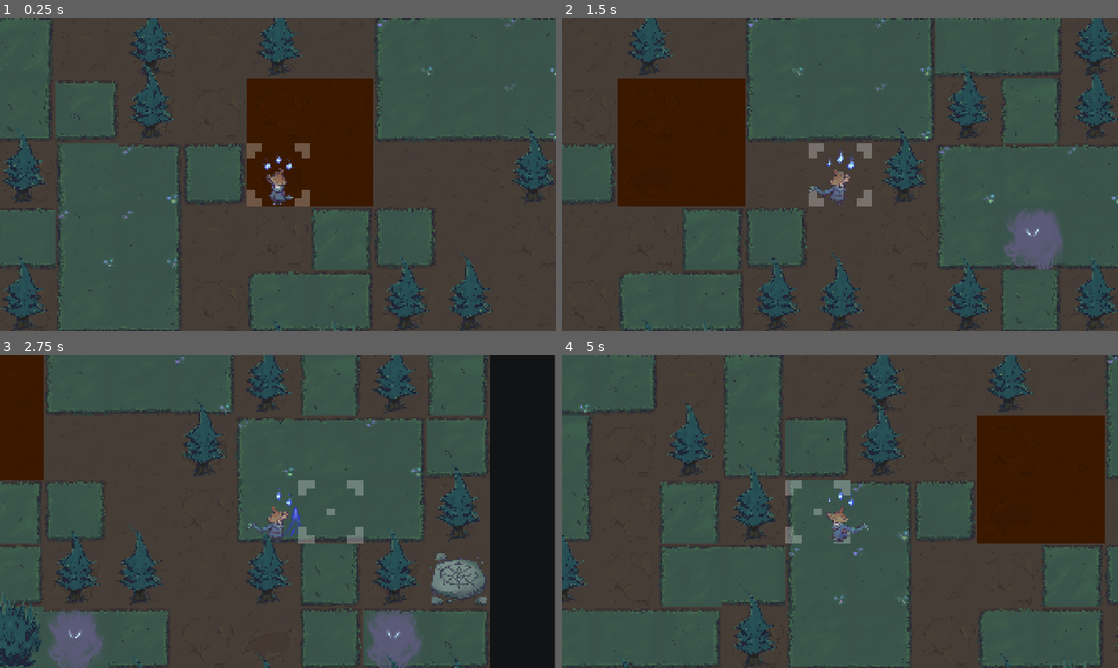
Above: before the commit, frames 1-4 (two rows, left to right).
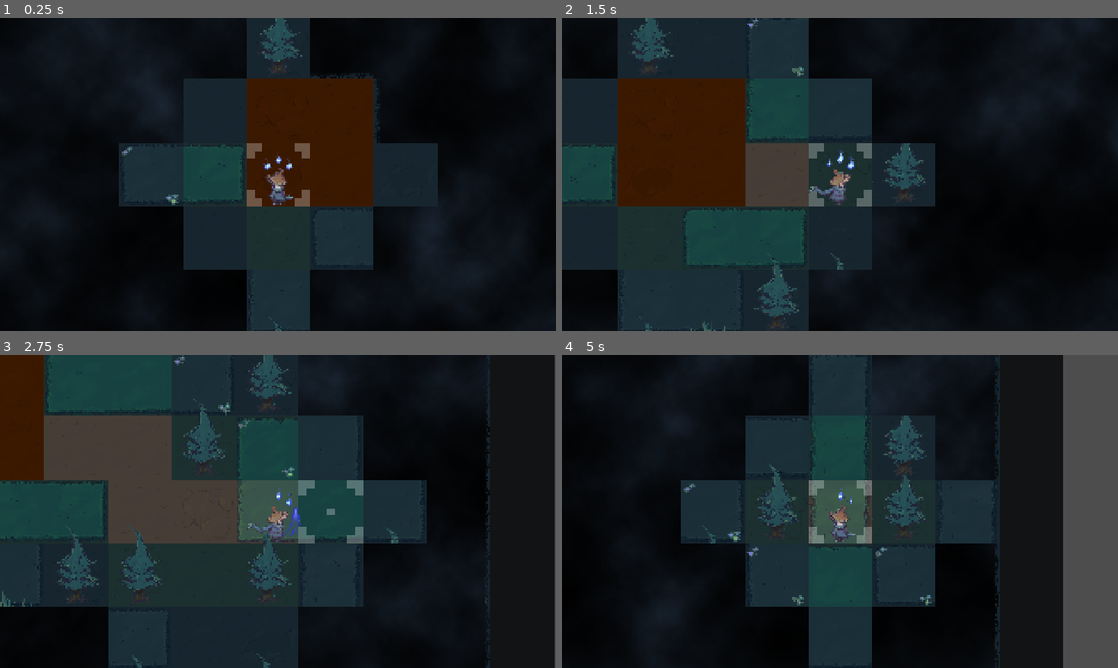
Above: after the commit, the same moments.

Repository: SebboScruff/GMTKJam-2025
Game: Godot game, scene res://scenes/levels/final_level.tscn
The game is run twice, just before and just after one commit, with the same random seed, the same clock (stepped at 60 frames per second) and the same inputs.
Inputs:
- Up to frame 1 (0.25 s): no input
- Up to frame 2 (1.5 s): tap Enter at 0.5 s; hold D (move_right) 0.53-1.28 s; hold S (move_down) from 1.28 s (still down)
- Up to frame 3 (2.75 s): release S (move_down) at 2.03 s; hold D (move_right) from 2.03 s (still down)
- Up to frame 4 (5 s): release D (move_right) at 2.78 s; hold Up (move_up) 2.78-3.53 s; hold Left (move_left) from 3.53 s (still down); tap Tab (debug_activate) at 4.15 s

The runs differ from the first frame. In frame 1, 89% of the frame differs, in the area x 0-100%, y 0-100%; in frame 2, 85%; in frame 3, 68%; in frame 4, 90%.

Commit message:
Player death hooked up to animations and working.

Diff:
--- a/GMTK25_godot/scenes/levels/final_level.tscn
+++ b/GMTK25_godot/scenes/levels/final_level.tscn
@@ -33,7 +33,6 @@
 
 [node name="QuarterFogLayer" type="TileMapLayer" parent="Map"]
 unique_name_in_owner = true
-visible = false
 z_index = 1
 tile_map_data = PackedByteArray("AAD4//j/BQABAAEAAAD5//j/BQAAAAEAAAD6//n/BQABAAAAAAD6//r/BQABAAEAAAD7//r/BQABAAAAAAD7// …(3952 unchanged characters)…
 tile_set = ExtResource("1_lekuc")
@@ -41,7 +40,6 @@
 
 [node name="HalfFogLayer" type="TileMapLayer" parent="Map"]
 unique_name_in_owner = true
-visible = false
 z_index = 3
 tile_map_data = PackedByteArray("AAD4//j/AwAAAAAAAAD5//j/AwAAAAAAAAD6//n/AwABAAAAAAD6//r/AwAAAAEAAAD6//v/AwAAAAEAAAD7// …(3952 unchanged characters)…
 tile_set = ExtResource("1_lekuc")
@@ -49,7 +47,6 @@
 
 [node name="FogLayer" type="TileMapLayer" parent="Map"]
 unique_name_in_owner = true
-visible = false
 z_index = 7
 tile_map_data = PackedByteArray("AAD+////AQADAAEAAAD+//7/AQACAAEAAAD+//3/AQACAAEAAAD+//z/AQACAAEAAAD9////AQACAAEAAAD9// …(3952 unchanged characters)…
 tile_set = ExtResource("3_vmyuh")
--- a/GMTK25_godot/scenes/prefabs/basic_enemy.gd
+++ b/GMTK25_godot/scenes/prefabs/basic_enemy.gd
@@ -34,44 +34,11 @@
 	## If player is in any of those tiles, attack them
 	for t in tiles_to_search:
 		if(player.get_current_tile() == t):
+			player.on_get_attacked(fear_level)
+			anim_sprite.play("Attack")
 			# Round player courage up to get the number of wisps that they have.
-			var player_wisp_count = ceil(player.courage_remaining)
-			print("Player is getting attacked by %s."%name)
-			print("Player has %d Wisps, Enemy has  %d Fear"%[player_wisp_count, fear_level])
-			anim_sprite.play("Attack")
-			# Check based on this enemy's Fear level?
-			# Then deal some amount of damage to the player
-			# and Fog up the map
-			## TODO First up play the attack animation
-			if(player_wisp_count == 0):
-				player.on_die()
 
-			elif(player_wisp_count > fear_level):
-				## Player takes no damage and does not black out.
-				## TODO need some way of conveying the fact that the attack didnt work
-				print("Player has high courage, this attack didn't affect them")
-				return
-
-			elif (player_wisp_count == fear_level):
-				## player loses the remainder of their smallest 1 Wisp, but does not black out.
-				## Effectively truncates the decimal off the courage remaining stat.
-				print("Player has equal courage. Losing 1 Wisp and not blacking out.")
-				player.remove_wisps(1)
-				return
-
-			elif(player_wisp_count < fear_level):
-				## Player loses 1 Courage AND blacks out.
-				print("Player is scared. Losing 1 Wisp and blacking out.")
-				player.remove_wisps(1)
-				player.on_blackout()
-				pass
 			return # Player has been located, don't need to search remaining neighbour tiles.
-
-func attack() -> void:
-	# Play attack animation if we have one
-	# Immediately reduce the player's Courage by some amount
-	# Also darken the map a bit if I get that working.
-	pass
 
 func get_current_tile() -> Vector2i:
 	return tilemap.local_to_map(self.global_position)
--- a/GMTK25_godot/scenes/prefabs/player.gd
+++ b/GMTK25_godot/scenes/prefabs/player.gd
@@ -43,6 +43,7 @@
 
 var lost_combat := false
 var is_moving := false
+var is_dead := false
 signal on_player_turn_ended(player_tile:Vector2)
 
 # Called when the node enters the scene tree for the first time.
@@ -67,11 +68,12 @@
 func _process(delta: float) -> void:
 	#if(gm.can_player_act == false):
 		#return
-	#if(is_moving):
-		#return
+	if(is_dead):
+		anim_died.emit()
+		return
 
 	if(Input.is_action_just_pressed("debug_activate")):
-		on_die()
+		on_blackout()
 
 
 	if(!lost_combat):
@@ -119,8 +121,8 @@
 
 		return
 
+	## Player Sprite Movement
 	player_anim_sprite.global_position = player_anim_sprite.global_position.move_toward(global_position, movement_speed)
-
 
 func try_move(direction:Vector2):
 	## First, change the direction of the raycast so it's facing in the direction
@@ -191,10 +193,12 @@
 
 func resolve_combat(target_enemy:Enemy, _current_tile:Vector2, _target_tile:Vector2) -> void:
 	print("Player attacking %s"%target_enemy.name)
+
 	var wisp_count = ceil(courage_remaining)
-	if(wisp_count == 0):
+
+	if(wisp_count == 0 || courage_remaining < target_enemy.fear_level):
 		print("Player is too scared to fight!")
-		## Play Scared and Shake Head animation
+		anim_is_too_scared.emit()
 		lost_combat = true
 	elif(wisp_count > target_enemy.fear_level):
 		print("Player is very brave. Enemy killed without any courage loss")
@@ -208,12 +212,6 @@
 		target_enemy.on_death()
 		move_to_tile(_current_tile, _target_tile)
 		remove_wisps(1)
-		return
-	elif(courage_remaining < target_enemy.fear_level):
-		print("Player is not at all brave. Enemy not killed.")
-		remove_wisps(1)
-		on_blackout()
-		lost_combat = true
 		return
 
 
@@ -230,6 +228,9 @@
 	# Clamp to 5 (maximum number of wisps)
 	if(courage_remaining > 5):
 		courage_remaining = 5
+	elif(recent_blackout && courage_remaining <= 0):
+		on_die()
+
 	wisp_manager.update_wisp_visuals()
 
 func add_wisps(_delta:int) -> void:
@@ -246,7 +247,7 @@
 	var num_current_wisps = ceil(courage_remaining)
 	var target_num_wisps = num_current_wisps - _delta
 	if(target_num_wisps < 0):
-		courage_remaining =0
+		courage_remaining = 0
 		return
 
 	var courage_to_remove = courage_remaining - target_num_wisps
@@ -257,6 +258,30 @@
 
 func get_current_tile() -> Vector2i:
 	return tilemap.local_to_map(global_position)
+
+
+func on_get_attacked(_fear_level:int):
+	var player_wisp_count = ceil(courage_remaining)
+	if(player_wisp_count == 0):
+		on_die()
+		return
+	elif(player_wisp_count > _fear_level):
+		## Player takes no damage and does not black out.
+		## TODO need some way of conveying the fact that the attack didnt work?
+		print("Player has high courage, this attack didn't affect them")
+		return
+	elif (player_wisp_count == _fear_level):
+		## player loses the remainder of their smallest 1 Wisp, but does not black out.
+		## Effectively truncates the decimal off the courage remaining stat.
+		print("Player has equal courage. Losing 1 Wisp and not blacking out.")
+		remove_wisps(1)
+		return
+	elif(player_wisp_count < _fear_level):
+		## Player loses 1 Courage AND blacks out.
+		print("Player is scared. Losing 1 Wisp and blacking out.")
+		remove_wisps(1)
+		on_blackout()
+		return
 
 func on_blackout() -> void:
 	print("Player blacked out!")
@@ -264,17 +289,21 @@
 	recent_blackout = true
 
 func on_die() -> void:
+	is_dead = true
 	print("Player died!")
 	# Play and wait for Death Animation if we have one
-	anim_died.emit()
+	## Stall here if the animation is still playing
+	## To make sure the player sees the whole death animation
+	await(player_anim_sprite.animation_finished)
 
 	## PLAYER RESET
 	# remove all visited tiles fromm the player's list
 	tiles_visited.clear()
 	# respawn player inside village
 	global_position = tilemap.map_to_local(RESPAWN_TILE)
-	# reset courage back to 3
+	# Reset courage back to 3
 	courage_remaining = 3
+	wisp_manager.update_wisp_visuals()
 
 	## MAP RESET:
 	#2: re-fog entire map
@@ -289,7 +318,10 @@
 	#6: remove fog around tiles visited
 	for t in tiles_visited:
 		map_manager.update_fog(t)
-	#anim_return_to_idle.emit()
+	anim_return_to_idle.emit()
+	courage_remaining = 3
+	wisp_manager.update_wisp_visuals()
+	is_dead = false
 
 func on_return_to_village() -> void:
 	print("Player returned to village!")
--- a/GMTK25_godot/scenes/prefabs/player.tscn
+++ b/GMTK25_godot/scenes/prefabs/player.tscn
@@ -314,6 +314,15 @@
 }, {
 "duration": 2.0,
 "texture": SubResource("AtlasTexture_0cg1t")
+}, {
+"duration": 2.0,
+"texture": SubResource("AtlasTexture_0cg1t")
+}, {
+"duration": 2.0,
+"texture": SubResource("AtlasTexture_0cg1t")
+}, {
+"duration": 2.0,
+"texture": SubResource("AtlasTexture_0cg1t")
 }],
 "loop": false,
 "name": &"die",
@@ -363,7 +372,7 @@
 }],
 "loop": false,
 "name": &"too_scared",
-"speed": 3.0
+"speed": 7.0
 }, {
 "frames": [{
 "duration": 1.0,
@@ -442,6 +451,8 @@
 position = Vector2(0.00782394, -0.0352759)
 sprite_frames = SubResource("SpriteFrames_ajr3h")
 animation = &"too_scared"
+frame = 7
+frame_progress = 1.0
 script = ExtResource("5_6v0jn")
 
 [node name="Camera2D" type="Camera2D" parent="PlayerAnimSprite"]
--- a/GMTK25_godot/scenes/prefabs/player_anim_sprite.gd
+++ b/GMTK25_godot/scenes/prefabs/player_anim_sprite.gd
@@ -31,7 +31,8 @@
 
 
 func _on_player_anim_died() -> void:
-	play("die")
+	if(animation != "die"):
+		play("die")
 
 
 func _on_player_anim_is_too_scared() -> void:
